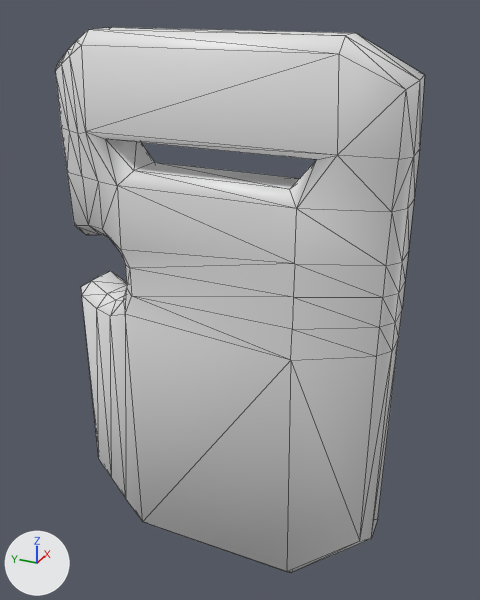
One commit to the COLLADA model EnforcerMod_Unity/Enforcer/Assets/FBX/EngiShield.dae: the scene before it, then after it.
One viewpoint serves both versions: a 50 mm lens placed at (-16.31, -7.89, 8.52), pointed at (0.91, -0.14, -0.09). Lighting does not change. The marker at lower left points along +X, +Y and +Z. Mesh edges are drawn as thin lines. Where no turn or scale is listed for an object, it has been applied to the vertices.

Objects in the first picture: 'Model'.
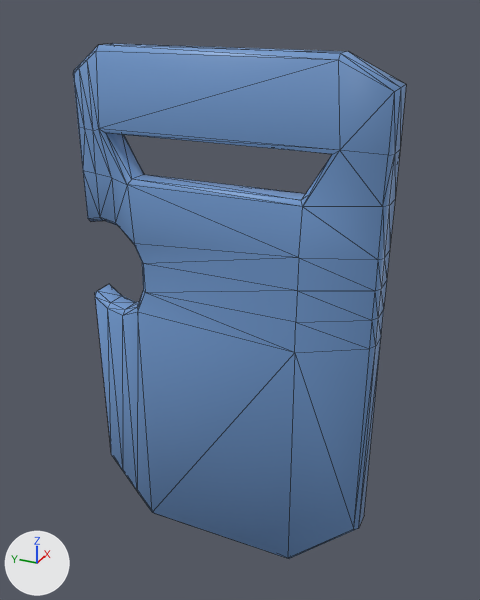
Where the change shows, as pixel boxes [x1, y1, x2, y2] in the pictures (480 x 600 px):
```json
{"object": "Model", "change": "recoloured, reshaped", "before": [55, 27, 425, 573], "after": [73, 43, 406, 559], "on screen": "10% narrower"}
```

The change, as JSON lines over the scene's bpy script:
```json
{"op": "set", "path": "mat_body.base_color", "old": "(0.8, 0.8, 0.8)", "new": "(0.169, 0.329, 0.64)", "note": "white #e7e7e7 -> blue #729bd1"}
{"block": "me_riotshield", "where": "# used by ob_model"}
{"op": "remove", "block": "me_riotshield", "code": "me_riotshield.from_pydata(...)  # 312 vertices, 624 faces; spans x -0.8..1.6, y -5.1..5.5, z -9.3..7.7"}
{"op": "add", "block": "me_riotshield", "code": "me_riotshield.from_pydata(...)  # 156 vertices, 312 faces; spans x -0.3..1.2, y -4.6..5.0, z -8.9..7.3"}
{"block": "me_riotshield", "change": "me_riotshield part 1: the loose piece of 156 vertices spanning x -0.8..1.6, y -5.1..5.5, z -9.3..7.7 is rebuilt with 156 vertices and now spans x -0.3..1.2, y -4.6..5.0, z -8.9..7.3"}
```
